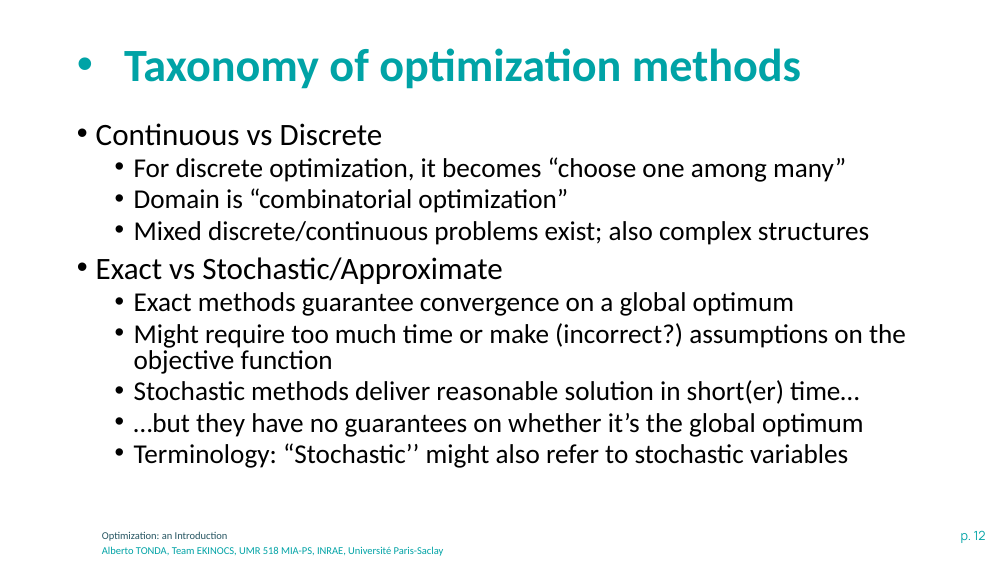
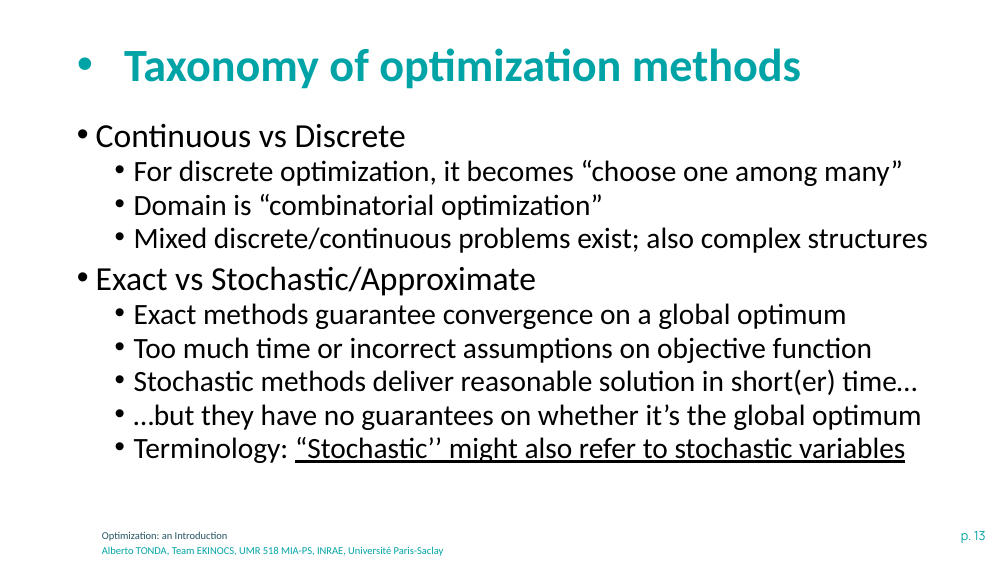
Before and after one commit to albertotonda/teaching, a slide deck: slide 13 of optimization-methods-for-artificial-intelligence/optimization-introduction.pptx (slide 12 before the commit). Drawn at 1008x567 pixels with LibreOffice and Linux fonts; fonts in the diff are those of the drawing; background and template pictures are left out. Boxes give left, top, right and bottom in pixels: in the first picture for what was removed or moved away, otherwise in the second. Text is boxed around its words. In the diff, an @@ line names an element or a change of style, - is before the commit and + after.

```diff
--- a/optimization-methods-for-artificial-intelligence/optimization-introduction.pptx
+++ b/optimization-methods-for-artificial-intelligence/optimization-introduction.pptx
@@ text at [96,123,928,463]: size 29.6 to 32 pt in "Continuous vs Discrete", "Exact vs Stochastic/Approximate"; size 25.9 to 28 pt in "For discrete optimization, it becomes “choose one ...", "Domain is “combinatorial optimization”", "Mixed discrete/continuous problems exist; also complex struc ...", "Exact methods guarantee convergence on a global ..." and 3 more places; underline on in "“Stochastic’’ might also refer to stochastic variables" @@
@@ text at [134,337,872,363]: text changed; size 25.9 to 28 pt @@
-  • Might require too much time or make (incorrect?) assumptions on the objective function
+  • Too much time or incorrect assumptions on objective function
@@ page number at [961,531,986,543]: text changed @@
-p. 12
+p. 13
```
Also in this commit, not shown: 2 other slides changed, 1 slide added, 15 other files.
